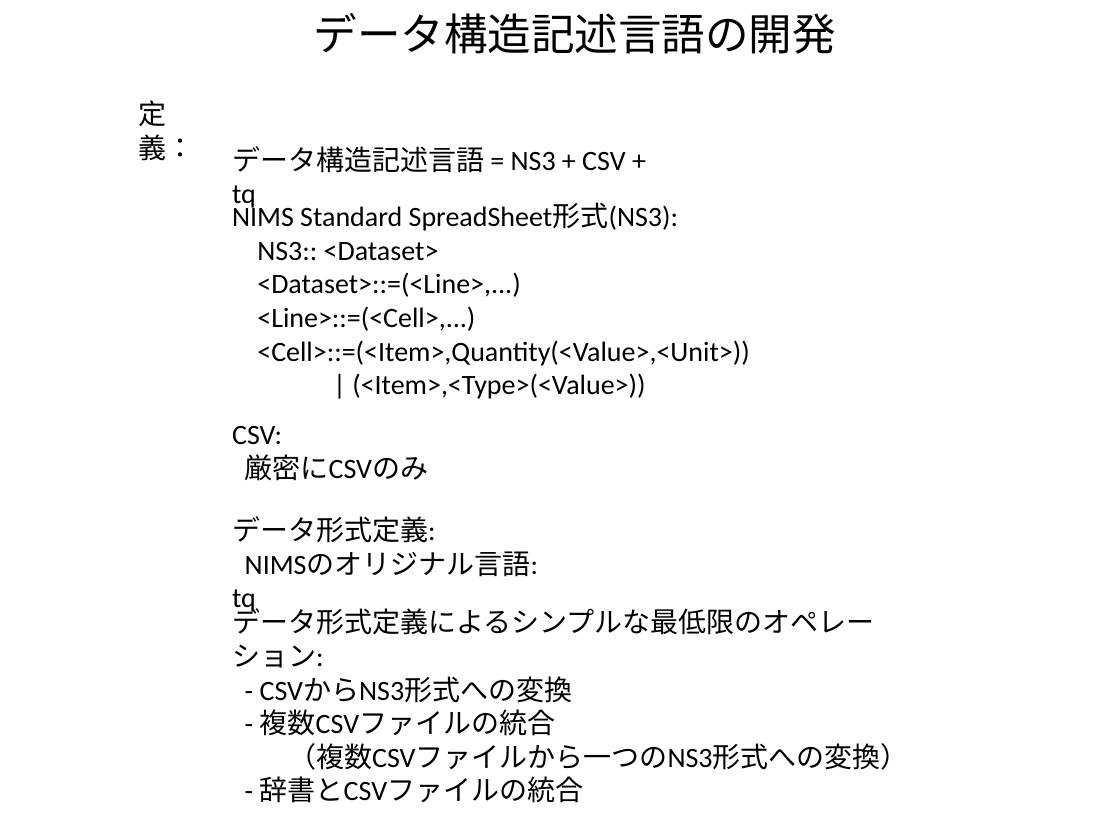
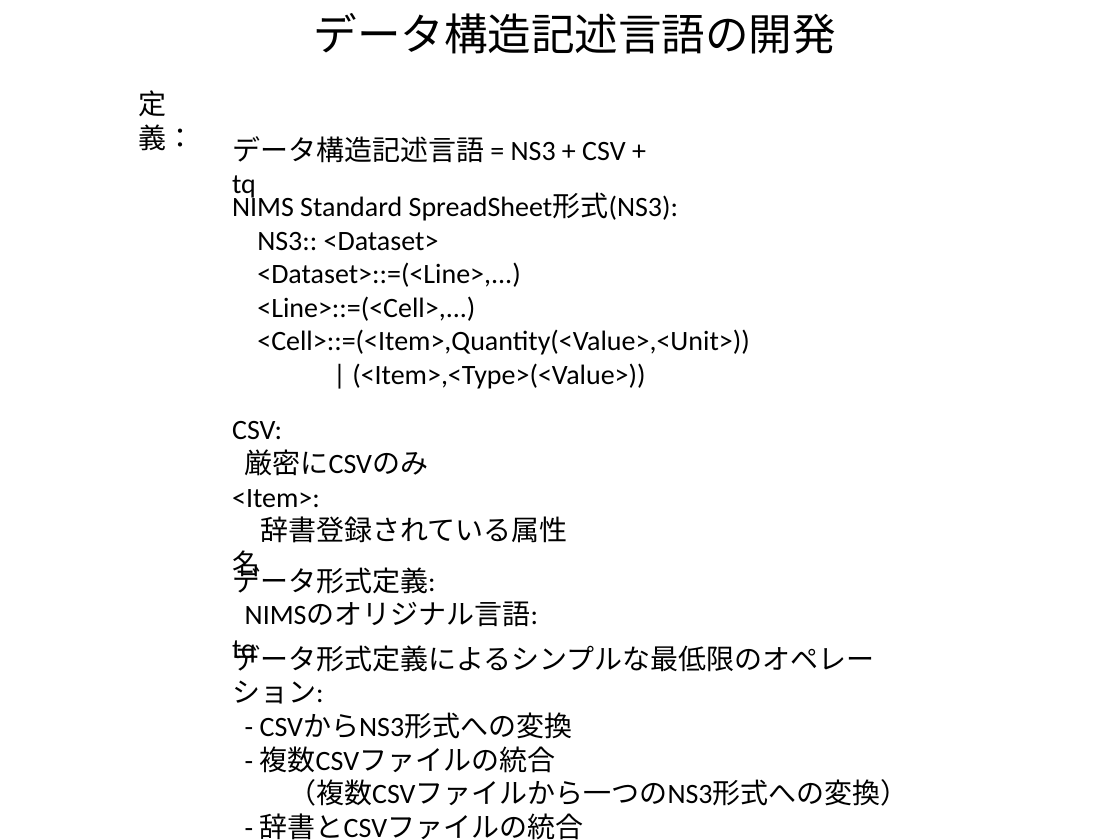
Before and after one commit to kouamano/RECURSIVE-SYSTEM, a slide deck: slide 2 of Document/tq_op_example.pptx. Drawn at 1120x840 pixels with LibreOffice and Linux fonts; fonts in the diff are those of the drawing. Boxes give left, top, right and bottom in pixels: in the first picture for what was removed or moved away, otherwise in the second. Text is boxed around its words. In the diff, an @@ line names an element or a change of style, - is before the commit and + after.

Commit message:
add

```diff
--- a/Document/tq_op_example.pptx
+++ b/Document/tq_op_example.pptx
@@ 3 texts: place and size @@
-3 texts at (139, 100, 749, 399)
+3 texts at (139, 90, 749, 389)
@@ text at (232, 489, 567, 543): paragraphs added @@
+<Item>:
+辞書登録されている属性名
@@ text "データ形式定義:" rewrapped from (232, 516, 538, 614) to (232, 563, 538, 665) @@
@@ text "データ形式定義によるシンプルな最低限のオペレーション:": place and size @@
-text "データ形式定義によるシンプルな最低限のオペレーション:" at (232, 604, 909, 803)
+text "データ形式定義によるシンプルな最低限のオペレーション:" at (232, 641, 909, 840)
```
Also in this commit, not shown: 1 slide added.
